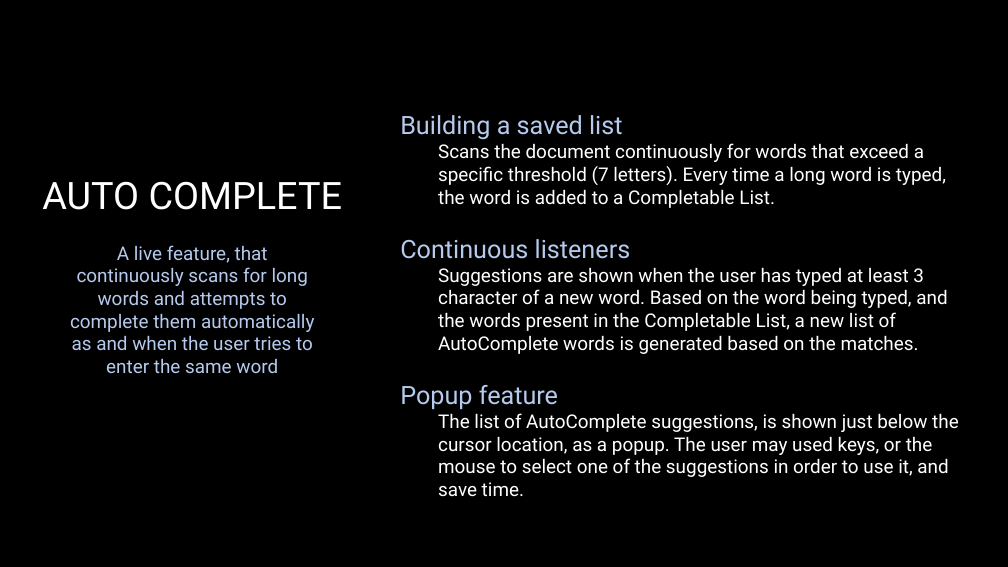
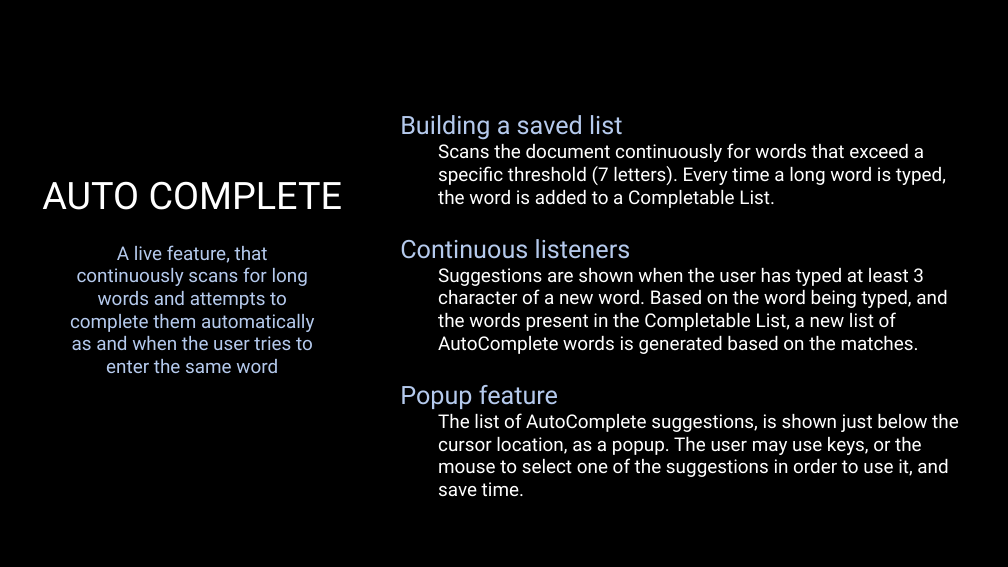
Before and after one commit to Tushar-Naik/NLP, a slide deck: slide 9 of Integrated Text Editor New.pptx. Drawn at 1008x567 pixels with LibreOffice and Linux fonts; fonts in the diff are those of the drawing; background and template pictures are left out. Boxes give left, top, right and bottom in pixels: in the first picture for what was removed or moved away, otherwise in the second. Text is boxed around its words. In the diff, an @@ line names an element or a change of style, - is before the commit and + after.

```diff
--- a/Integrated Text Editor New.pptx
+++ b/Integrated Text Editor New.pptx
@@ text at box(438, 413, 959, 497): text changed @@
-  The list of AutoComplete suggestions, is shown just below the cursor location, as a popup. The user may used keys, or the mouse to select one of the suggestions in order to use it, and save time.
+  The list of AutoComplete suggestions, is shown just below the cursor location, as a popup. The user may use keys, or the mouse to select one of the suggestions in order to use it, and save time.
```
Also in this commit, not shown: 7 other slides changed, 1 slide removed.
